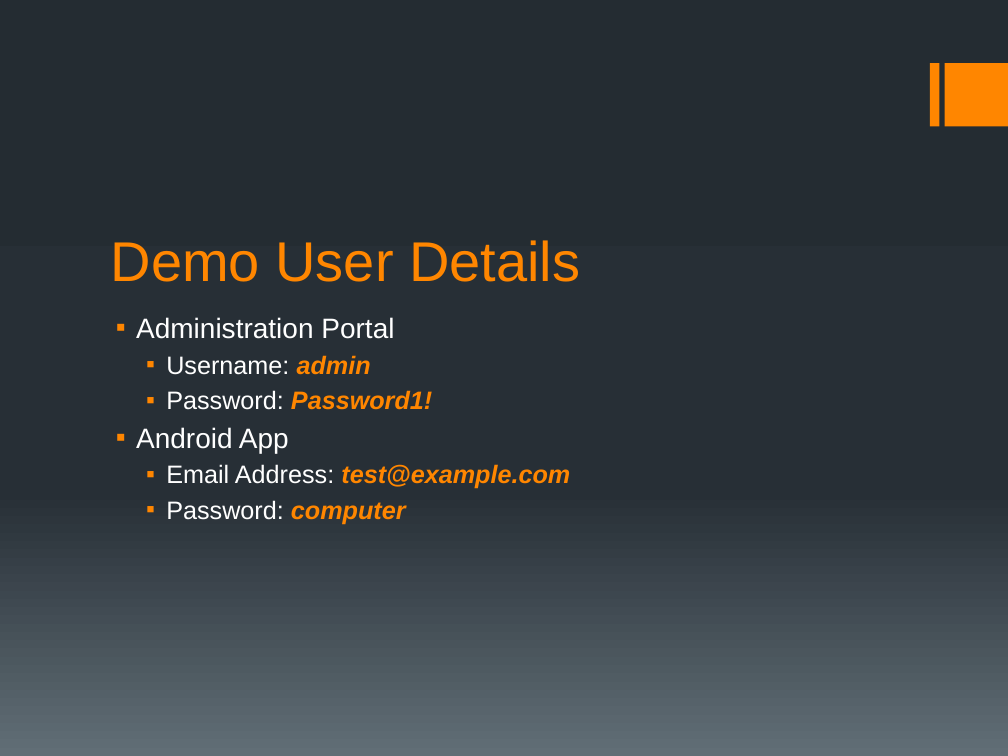
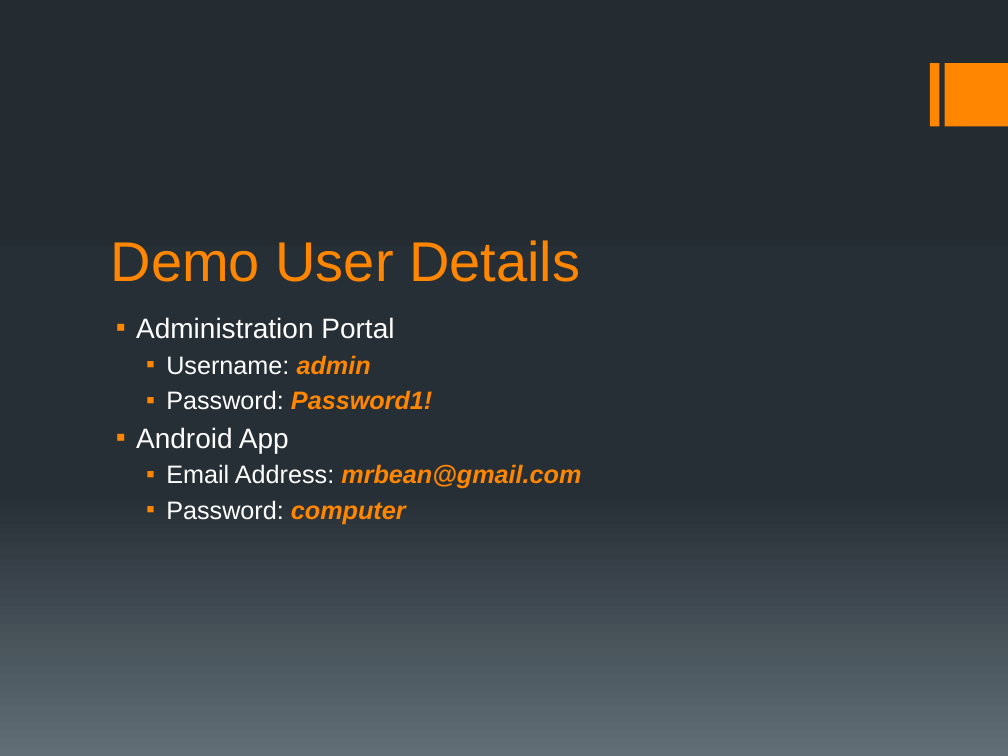
Before and after one commit to MrBean355/KinderFinder, a slide deck: slide 13 of Documentation/Presentations/MAU Tech - Demo 3.pptx (slide 12 before the commit). Drawn at 1008x756 pixels with LibreOffice and Linux fonts; fonts in the diff are those of the drawing. Boxes give left, top, right and bottom in pixels: in the first picture for what was removed or moved away, otherwise in the second. Text is boxed around its words. In the diff, an @@ line names an element or a change of style, - is before the commit and + after.

```diff
--- a/Documentation/Presentations/MAU Tech - Demo 3.pptx
+++ b/Documentation/Presentations/MAU Tech - Demo 3.pptx
@@ text at (166, 464, 581, 489): text changed @@
-  ▪ Email Address: test@example.com
+  ▪ Email Address: mrbean@gmail.com
```
Also in this commit, not shown: 2 slides added, 1 slide removed, 20 other files.
